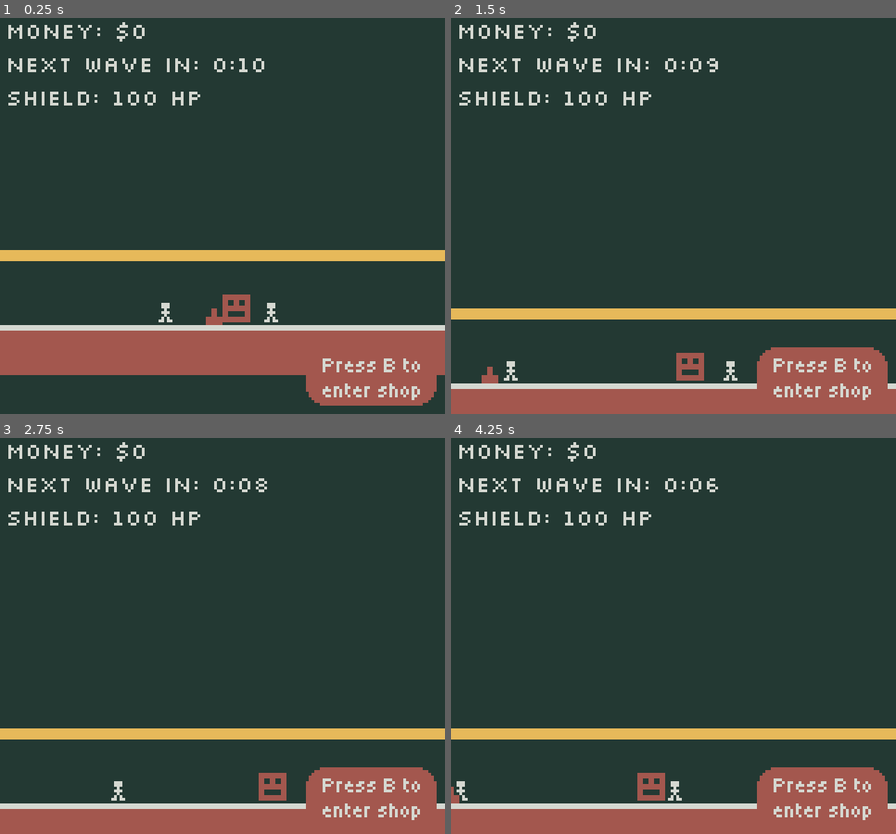
Above: before the commit, frames 1-4 (two rows, left to right).
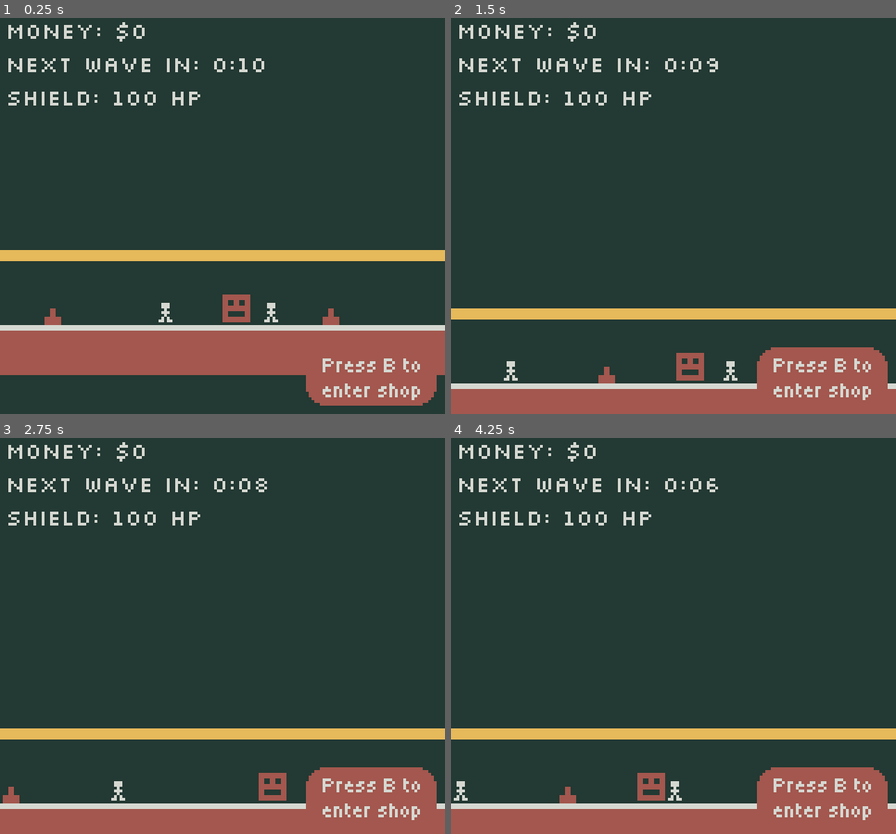
Above: after the commit, the same moments.

Repository: GargantuaM87/gb14
Game: Godot game, scene res://screens/main/main.tscn
The game is run twice, just before and just after one commit, with the same random seed, the same clock (stepped at 60 frames per second) and the same inputs.
Inputs (mouse positions are in pixels of both pictures, inside the frame that each line leads up to):
- Up to frame 1 (0.25 s): no input
- Up to frame 2 (1.5 s): tap B at 0.5, 1.25 s; move the mouse to (771, 192) at 0.52 s; hold Right (right) 0.53-1.25 s; tap Up (any_keyboard_action) at 0.6 s; click (771, 192) at 0.67 s; drag from (584, 235) to (651, 295) at 1.27 s
- Up to frame 3 (2.75 s): tap B at 2 s; move the mouse to (267, 544) at 2.02 s; hold Right (right) from 2.03 s (still down); tap Up (any_keyboard_action) at 2.1 s
- Up to frame 4 (4.25 s): release Right (right) at 2.75 s; tap B at 2.75, 3.5 s; drag from (651, 715) to (540, 572) at 2.77 s; move the mouse to (807, 695) at 3.52 s; hold Left (left) from 3.53 s (still down); tap Up (any_keyboard_action) at 3.6 s

The runs differ from the first frame. In frame 1, 0.3% of the frame differs, in the area x 10-77%, y 73-78%; in frame 2, 0.2%; in frame 3, 0.1%; in frame 4, 0.2%.

Commit message:
Added a second type of monster

Diff:
--- a/project.godot
+++ b/project.godot
@@ -33,6 +33,7 @@
 [global_group]
 
 monsters=""
+monster_projectiles=""
 
 [input]
 
@@ -133,6 +134,7 @@
 2d_physics/layer_3="shield"
 2d_physics/layer_4="monsters"
 2d_physics/layer_5="projectiles"
+2d_physics/layer_6="monster_projectiles"
 
 [physics]
 
--- a/screens/main/main.gd
+++ b/screens/main/main.gd
@@ -12,6 +12,7 @@
 
 var monster_scenes := [
 	preload("uid://bapq6tesgu84k"),
+	preload("uid://tprv2crptn14"),
 ]
 
 func _ready() -> void:
--- a/screens/main/main.tscn
+++ b/screens/main/main.tscn
@@ -30,6 +30,11 @@
 position = Vector2(8, 42)
 script = ExtResource("2_i6tjv")
 player = NodePath("../Player")
+
+[node name="Camera" type="Camera2D" parent="Camera" unique_id=623790907 node_paths=PackedStringArray("player")]
+position = Vector2(8, 42)
+script = ExtResource("2_i6tjv")
+player = NodePath("../../Player")
 
 [node name="PaletteEnforcerLayer" type="CanvasLayer" parent="." unique_id=173367466]
 layer = 1000
@@ -86,7 +91,11 @@
 [node name="Weapons" type="Node2D" parent="." unique_id=1352723919]
 
 [node name="Weapon1" parent="Weapons" unique_id=258549074 node_paths=PackedStringArray("projectile_spawn_node_path") instance=ExtResource("8_126cu")]
-position = Vector2(80, 45)
+position = Vector2(122, 45)
+projectile_spawn_node_path = NodePath("..")
+
+[node name="Weapon2" parent="Weapons" unique_id=274074307 node_paths=PackedStringArray("projectile_spawn_node_path") instance=ExtResource("8_126cu")]
+position = Vector2(22, 45)
 projectile_spawn_node_path = NodePath("..")
 
 [connection signal="timeout" from="WaveCountdownTimer" to="." method="_on_wave_countdown_timer_timeout"]
--- /dev/null
+++ b/screens/main/monsters/monster_2/monster_2.gd
@@ -0,0 +1,98 @@
+extends Monster
+
+@export var spawn_descent_distance := 40.0
+
+const PROJECTILE_SCENE: PackedScene = preload("uid://bgc7ptaqd8lxg")
+const DESCENT_DURATION := 2.0
+const HORIZONTAL_SPEED := 20.0
+const DOWNWARD_STEP_DISTANCE := 8.0
+const DOWNWARD_DURATION := 0.4
+const MIN_MOVE_DURATION := 3.0
+const MAX_MOVE_DURATION := 5.0
+const PAUSE_DURATION := 1.0
+const PATROL_HALF_WIDTH := 100.0
+const MAX_DOWNWARD_MOVES := 3
+
+func _ready() -> void:
+	_move()
+
+
+func _move() -> void:
+	var spawn_x := global_position.x
+
+	var descent_tween := create_tween()
+	descent_tween.set_trans(Tween.TRANS_LINEAR)
+	descent_tween.tween_property(
+		self,
+		"global_position:y",
+		global_position.y + spawn_descent_distance,
+		DESCENT_DURATION,
+	)
+	await descent_tween.finished
+	if !is_inside_tree():
+		return
+
+	var move_direction := -1.0 if randf() < 0.5 else 1.0
+	var downward_move_count := 0
+
+	while is_inside_tree():
+		var move_duration := randf_range(MIN_MOVE_DURATION, MAX_MOVE_DURATION)
+		var target_x := clampf(
+			global_position.x + move_direction * HORIZONTAL_SPEED * move_duration,
+			spawn_x - PATROL_HALF_WIDTH,
+			spawn_x + PATROL_HALF_WIDTH,
+		)
+		var movement_distance := absf(target_x - global_position.x)
+		var movement_duration := movement_distance / HORIZONTAL_SPEED
+
+		if movement_distance > 0.0:
+			var movement_tween := create_tween()
+			movement_tween.set_trans(Tween.TRANS_LINEAR)
+			movement_tween.tween_property(self, "global_position:x", target_x, movement_duration)
+			await movement_tween.finished
+			if !is_inside_tree():
+				return
+
+		var remaining_move_duration := move_duration - movement_duration
+		if remaining_move_duration > 0.0:
+			await get_tree().create_timer(remaining_move_duration, false).timeout
+			if !is_inside_tree():
+				return
+
+		await get_tree().create_timer(PAUSE_DURATION, false).timeout
+		if !is_inside_tree():
+			return
+		_shoot()
+
+		await get_tree().create_timer(PAUSE_DURATION, false).timeout
+		if !is_inside_tree():
+			return
+
+		if downward_move_count < MAX_DOWNWARD_MOVES:
+			downward_move_count += 1
+			var downward_tween := create_tween()
+			downward_tween.set_trans(Tween.TRANS_LINEAR)
+			downward_tween.tween_property(
+				self,
+				"global_position:y",
+				global_position.y + DOWNWARD_STEP_DISTANCE,
+				DOWNWARD_DURATION,
+			)
+			await downward_tween.finished
+			if !is_inside_tree():
+				return
+
+			await get_tree().create_timer(PAUSE_DURATION, false).timeout
+			if !is_inside_tree():
+				return
+
+		move_direction *= -1.0
+
+
+func _shoot() -> void:
+	if !is_inside_tree():
+		return
+
+	var projectile := PROJECTILE_SCENE.instantiate() as Node2D
+	get_parent().add_child(projectile)
+	projectile.global_position = global_position
--- /dev/null
+++ b/screens/main/monsters/monster_2/monster_2.tscn
@@ -0,0 +1,44 @@
+[gd_scene format=3 uid="uid://tprv2crptn14"]
+
+[ext_resource type="Script" uid="uid://bctip5hk046yk" path="res://screens/main/monsters/monster_2/monster_2.gd" id="1_sy168"]
+
+[sub_resource type="RectangleShape2D" id="RectangleShape2D_vbx3x"]
+size = Vector2(14, 6)
+
+[node name="Monster2" type="Node2D" unique_id=1222954009 groups=["monsters"]]
+script = ExtResource("1_sy168")
+
+[node name="ColorRect" type="ColorRect" parent="." unique_id=1642742124]
+offset_left = -7.0
+offset_top = -3.0
+offset_right = 7.0
+offset_bottom = -1.0
+color = Color(0.7806013, 0.26119012, 0, 1)
+
+[node name="ColorRect4" type="ColorRect" parent="." unique_id=1801431228]
+offset_left = 6.0
+offset_top = -3.0
+offset_right = 7.0
+offset_bottom = 3.0
+color = Color(0.7806013, 0.26119012, 0, 1)
+
+[node name="ColorRect6" type="ColorRect" parent="." unique_id=2067915584]
+offset_left = -1.0
+offset_top = -3.0
+offset_right = 1.0
+offset_bottom = 1.0
+color = Color(0.7806013, 0.26119012, 0, 1)
+
+[node name="ColorRect5" type="ColorRect" parent="." unique_id=1666200434]
+offset_left = -7.0
+offset_top = -3.0
+offset_right = -6.0
+offset_bottom = 3.0
+color = Color(0.7806013, 0.26119012, 0, 1)
+
+[node name="Area2D" type="Area2D" parent="." unique_id=1896813591]
+collision_layer = 8
+collision_mask = 0
+
+[node name="CollisionShape2D" type="CollisionShape2D" parent="Area2D" unique_id=2117448837]
+shape = SubResource("RectangleShape2D_vbx3x")
--- /dev/null
+++ b/screens/main/monsters/monster_2/monster_2_projectile.gd
@@ -0,0 +1,15 @@
+extends MonsterProjectile
+
+const SPEED := 20.0
+const DAMAGE := 1
+
+func _process(delta: float) -> void:
+	position.y += SPEED * delta
+
+func _on_area_2d_area_entered(_area: Area2D) -> void:
+	if is_queued_for_deletion():
+		return
+
+	queue_free()
+
+	EventBus.trigger_monster_hit_shield(DAMAGE)
--- /dev/null
+++ b/screens/main/monsters/monster_2/monster_2_projectile.tscn
@@ -0,0 +1,26 @@
+[gd_scene format=3 uid="uid://bgc7ptaqd8lxg"]
+
+[ext_resource type="Script" uid="uid://dwrbvgxnlup6u" path="res://screens/main/monsters/monster_2/monster_2_projectile.gd" id="1_01p3k"]
+
+[sub_resource type="RectangleShape2D" id="RectangleShape2D_vbx3x"]
+size = Vector2(2, 2)
+
+[node name="Monster2Projectile" type="Node2D" unique_id=1271025032 groups=["monster_projectiles"]]
+script = ExtResource("1_01p3k")
+
+[node name="ColorRect" type="ColorRect" parent="." unique_id=273558742]
+offset_left = -1.0
+offset_top = -1.0
+offset_right = 1.0
+offset_bottom = 1.0
+color = Color(0.78039217, 0.2627451, 0, 1)
+metadata/_edit_use_anchors_ = true
+
+[node name="Area2D" type="Area2D" parent="." unique_id=427668099]
+collision_layer = 32
+collision_mask = 4
+
+[node name="CollisionShape2D" type="CollisionShape2D" parent="Area2D" unique_id=2033134971]
+shape = SubResource("RectangleShape2D_vbx3x")
+
+[connection signal="area_entered" from="Area2D" to="." method="_on_area_2d_area_entered"]
--- /dev/null
+++ b/screens/main/monsters/monster_projectile.gd
@@ -0,0 +1,13 @@
+class_name MonsterProjectile
+extends Node2D
+
+var hp := 1
+
+func take_damage(damage: int) -> void:
+	if is_queued_for_deletion():
+		return
+
+	hp -= damage
+
+	if hp <= 0:
+		queue_free()
--- a/screens/main/weapons/weapon_1/projectile_1.gd
+++ b/screens/main/weapons/weapon_1/projectile_1.gd
@@ -22,3 +22,7 @@
 	var monster: Monster = Util.find_ancestor_in_group(area, "monsters")
 	if monster:
 		monster.take_damage(damage)
+	else:
+		var monster_projectile: MonsterProjectile = Util.find_ancestor_in_group(area, "monster_projectiles")
+		if monster_projectile:
+			monster_projectile.take_damage(damage)
--- a/screens/main/weapons/weapon_1/projectile_1.tscn
+++ b/screens/main/weapons/weapon_1/projectile_1.tscn
@@ -22,7 +22,7 @@
 
 [node name="Area2D" type="Area2D" parent="." unique_id=544019410]
 collision_layer = 16
-collision_mask = 8
+collision_mask = 40
 
 [node name="CollisionShape2D" type="CollisionShape2D" parent="Area2D" unique_id=1109386636]
 shape = SubResource("RectangleShape2D_vbx3x")
--- a/screens/main/weapons/weapon_1/weapon_1.gd
+++ b/screens/main/weapons/weapon_1/weapon_1.gd
@@ -12,18 +12,23 @@
 	if Util.time - last_search_time > SECONDS_BETWEEN_SHOTS:
 		last_search_time = Util.time
 
-		var monsters := get_tree().get_nodes_in_group("monsters")
-		var closest_monster: Monster = null
-		var closest_distance := 100.0
-		for monster: Monster in monsters:
-			var distance_to_monster := monster.position.distance_to(position)
-			if distance_to_monster < closest_distance:
-				closest_monster = monster
-				closest_distance = distance_to_monster
+		# Primary target: Monsters
+		var targets := get_tree().get_nodes_in_group("monsters")
+		if targets.is_empty():
+			# Secondary target: Monster projectiles
+			targets = get_tree().get_nodes_in_group("monster_projectiles")
 
-		if closest_monster != null:
+		var closest_target: Node2D = null
+		var closest_distance := INF
+		for target: Node2D in targets:
+			var distance_to_target := target.global_position.distance_to(global_position)
+			if distance_to_target < closest_distance:
+				closest_target = target
+				closest_distance = distance_to_target
+
+		if closest_target != null:
 			var projectile: Node2D = projectile_scene.instantiate()
 			projectile.damage = DAMAGE
-			projectile.direction = projectile_spawn_point.global_position.direction_to(closest_monster.global_position)
+			projectile.direction = projectile_spawn_point.global_position.direction_to(closest_target.global_position)
 			projectile_spawn_node_path.add_child(projectile)
 			projectile.global_position = projectile_spawn_point.global_position
Not shown, added: screens/main/monsters/monster_2/monster_2.gd.uid
Not shown, added: screens/main/monsters/monster_2/monster_2_projectile.gd.uid
Not shown, added: screens/main/monsters/monster_projectile.gd.uid
